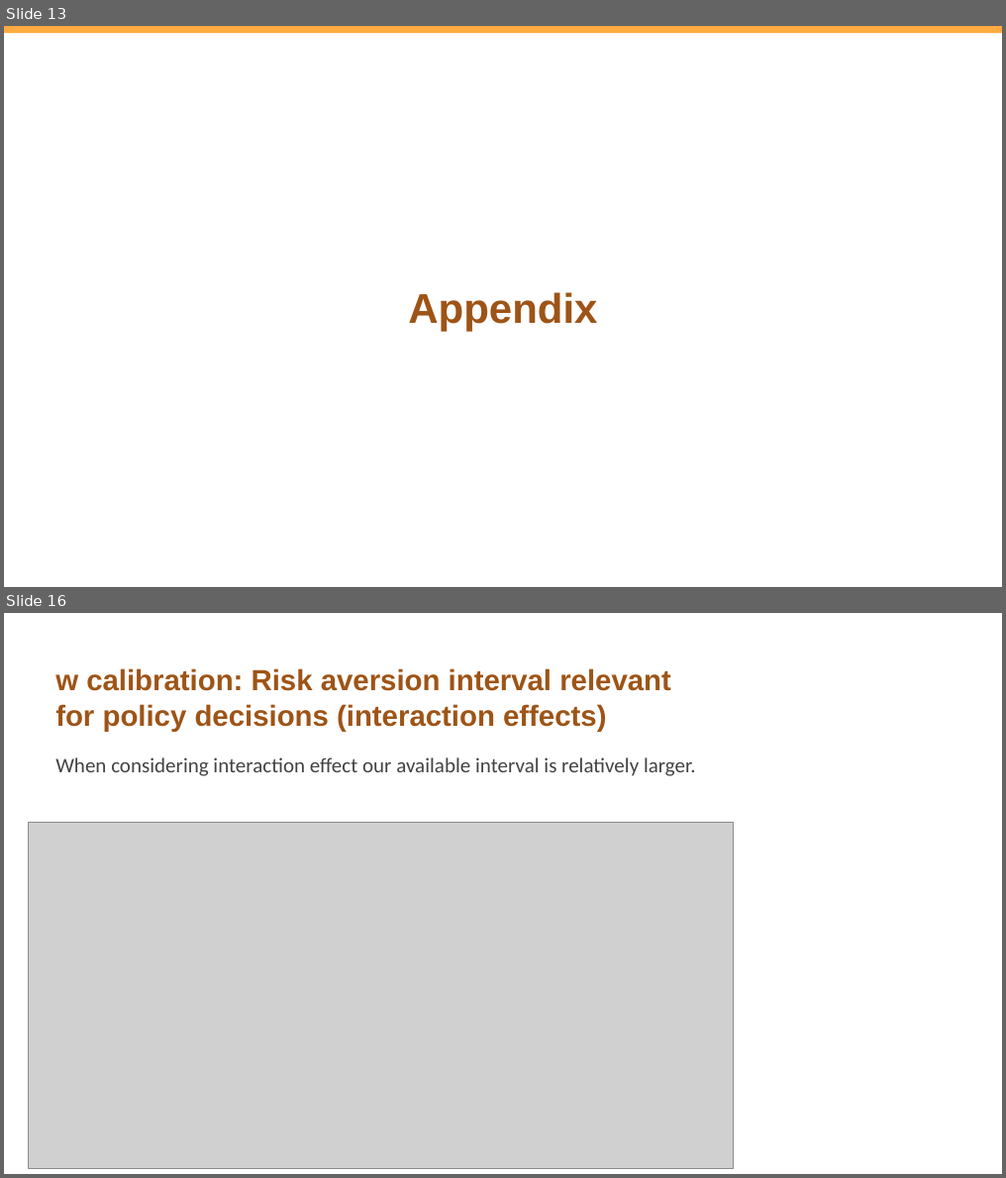
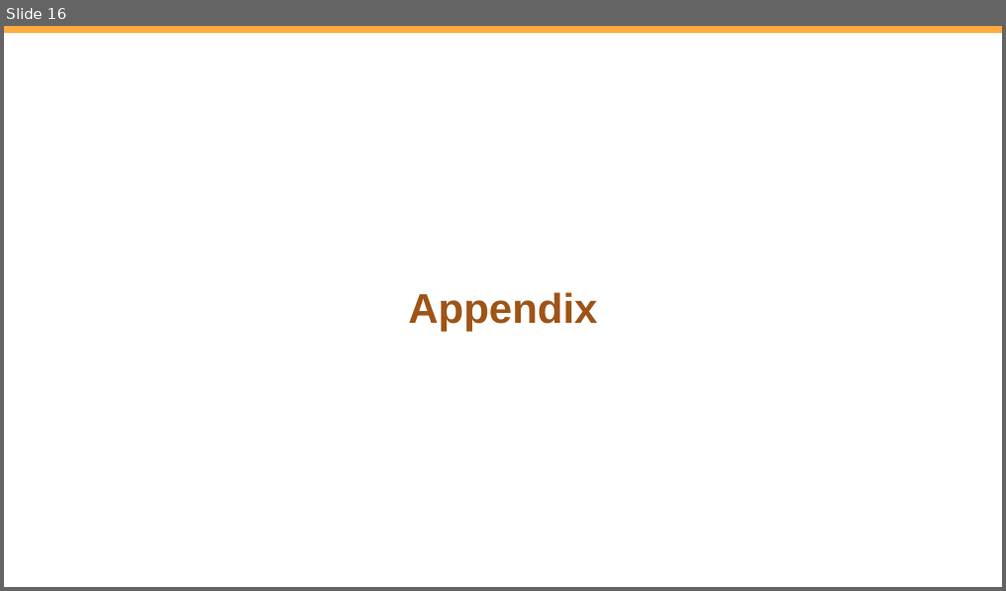
Before and after one commit to vlad-yeghiazaryan/armenian-gar, a slide deck: Presentations/Growth at Risk Armenia periodical 2024Q3.pptx. Shown one above the other, each under a label of ours: slides 13 and 16 before the commit, slide 16 after it; the slides between them are not shown. The pictures are 1006x1178 and 1006x591 pixels, drawn with LibreOffice and Linux fonts; fonts in the diff are those of the drawing; grey boxes stand for pictures; background and template pictures are left out. Boxes give left, top, right and bottom in pixels: in the first picture for what was removed or moved away, otherwise in the second. Text is boxed around its words. In the diff, an @@ line names an element or a change of style, - is before the commit and + after.

```diff
--- a/Presentations/Growth at Risk Armenia periodical 2024Q3.pptx
+++ b/Presentations/Growth at Risk Armenia periodical 2024Q3.pptx
@@ slide 16 removed at (x1=4, y1=613, x2=1002, y2=1174), background #FFFFFF @@
@@ title removed at (x1=55, y1=668, x2=671, y2=732) @@
-w calibration: Risk aversion interval relevant for policy decisions (interaction effects)
@@ text removed at (x1=55, y1=758, x2=696, y2=776) @@
-When considering interaction effect our available interval is relatively larger.
@@ picture removed at (x1=29, y1=822, x2=734, y2=1168) @@
@@ what was slide 13 is now slide 16 @@
```
Also in this commit, not shown: 6 slides changed, 5 slides added, 5 other slides removed, 17 other files.
